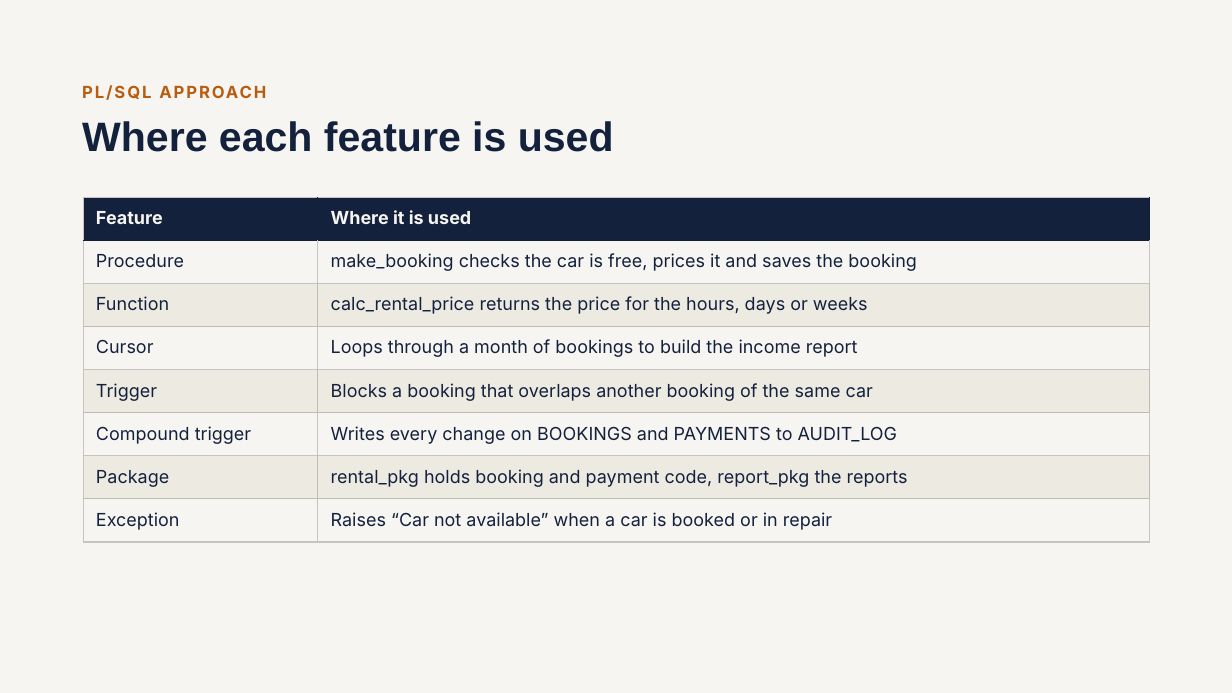
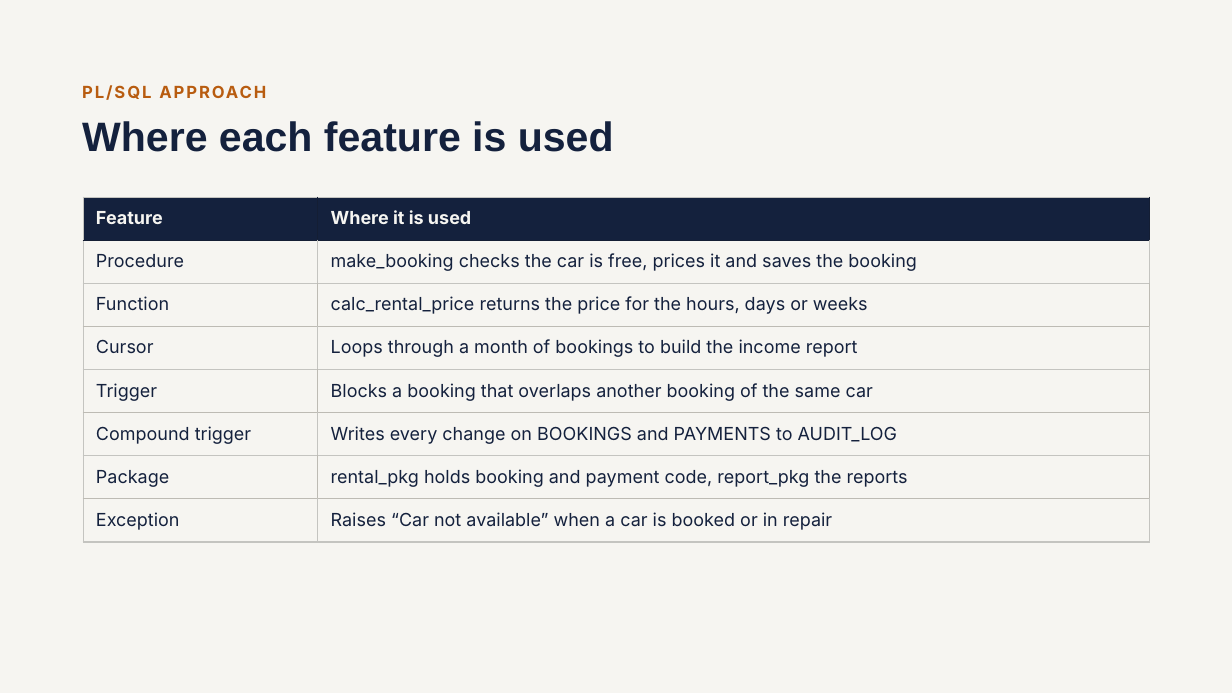
Before and after one commit to esther-neema/esther_29706_rentalFlow, a slide deck: slide 9 of docs/presentation/RentalFlow_Presentation.pptx. Drawn at 1232x693 pixels with LibreOffice and Linux fonts; fonts in the diff are those of the drawing. Boxes give left, top, right and bottom in pixels: in the first picture for what was removed or moved away, otherwise in the second. Text is boxed around its words. In the diff, an @@ line names an element or a change of style, - is before the commit and + after.

```diff
--- a/docs/presentation/RentalFlow_Presentation.pptx
+++ b/docs/presentation/RentalFlow_Presentation.pptx
@@ table at box(83, 197, 1150, 542) @@
@@ fill #EDEAE2 to #F6F5F1 in 6 cells @@
```
Also in this commit, not shown: 5 other slides changed, 1 other file.
